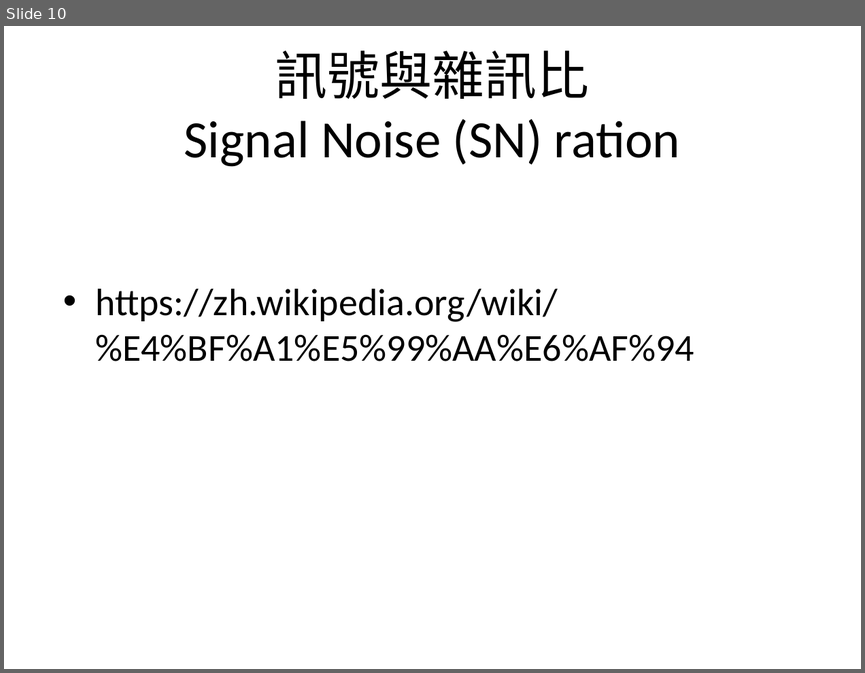
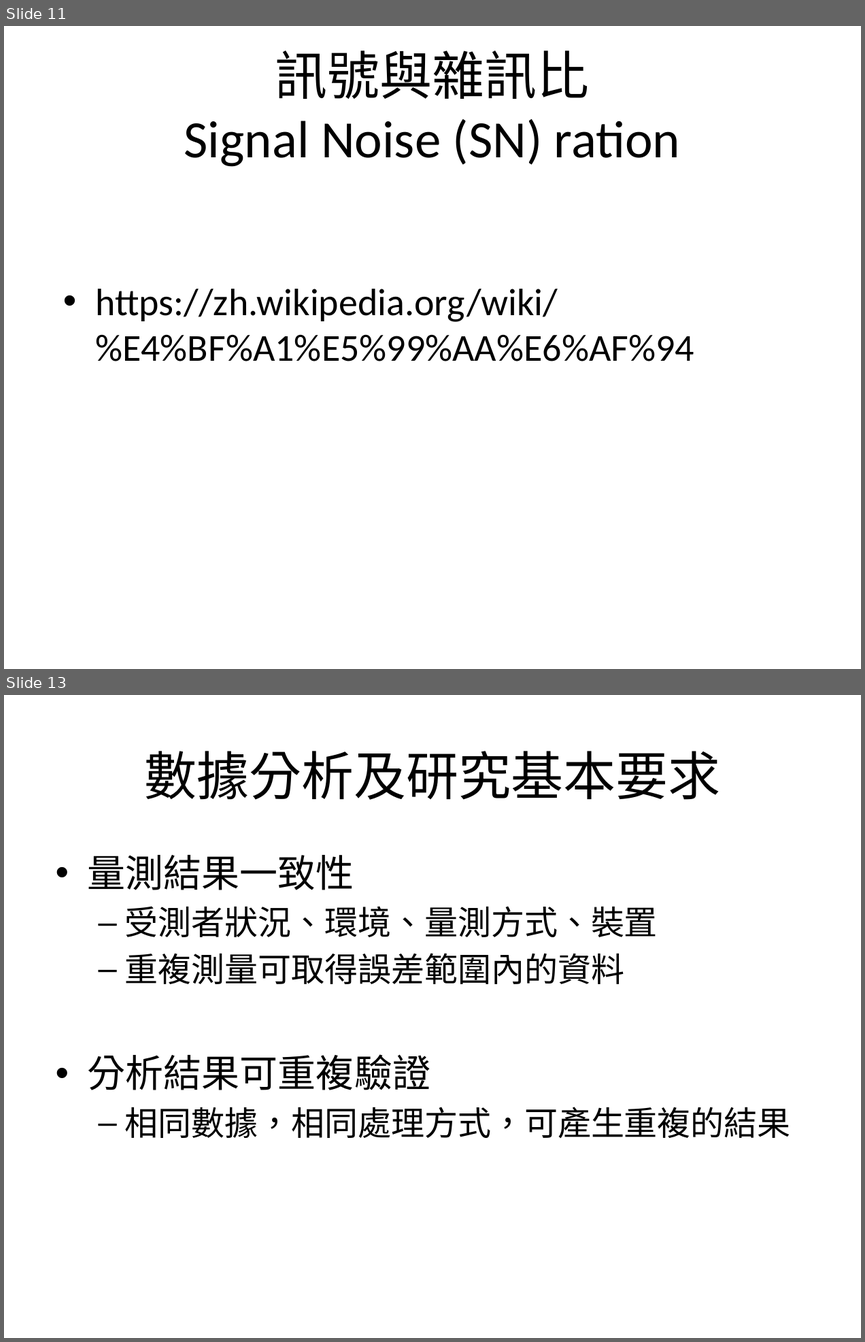
Before and after one commit to mos2718/MICexp, a slide deck: basicDataProcess/S2_AtoD.pptx. Shown one above the other, each under a label of ours: slide 10 before the commit, slides 11 and 13 after it; the slides between them are not shown. The pictures are 865x673 and 865x1342 pixels, drawn with LibreOffice and Linux fonts; fonts in the diff are those of the drawing. Boxes give left, top, right and bottom in pixels: in the first picture for what was removed or moved away, otherwise in the second. Text is boxed around its words. In the diff, an @@ line names an element or a change of style, - is before the commit and + after.

```diff
--- a/basicDataProcess/S2_AtoD.pptx
+++ b/basicDataProcess/S2_AtoD.pptx
@@ slide 13 added at [4, 695, 861, 1338], background #FFFFFF @@
@@ title added at [144, 751, 720, 800], 44 pt, text #000000 @@
+數據分析及研究基本要求
@@ text added at [88, 855, 791, 1138], 28 pt, text #000000 @@
+• 量測結果一致性
+  – 受測者狀況、環境、量測方式、裝置
+  – 重複測量可取得誤差範圍內的資料
+• 分析結果可重複驗證
+  – 相同數據，相同處理方式，可產生重複的結果
@@ what was slide 10 is now slide 11 @@
```
Also in this commit, not shown: 2 slides changed, 4 other slides added, 2 other files.
